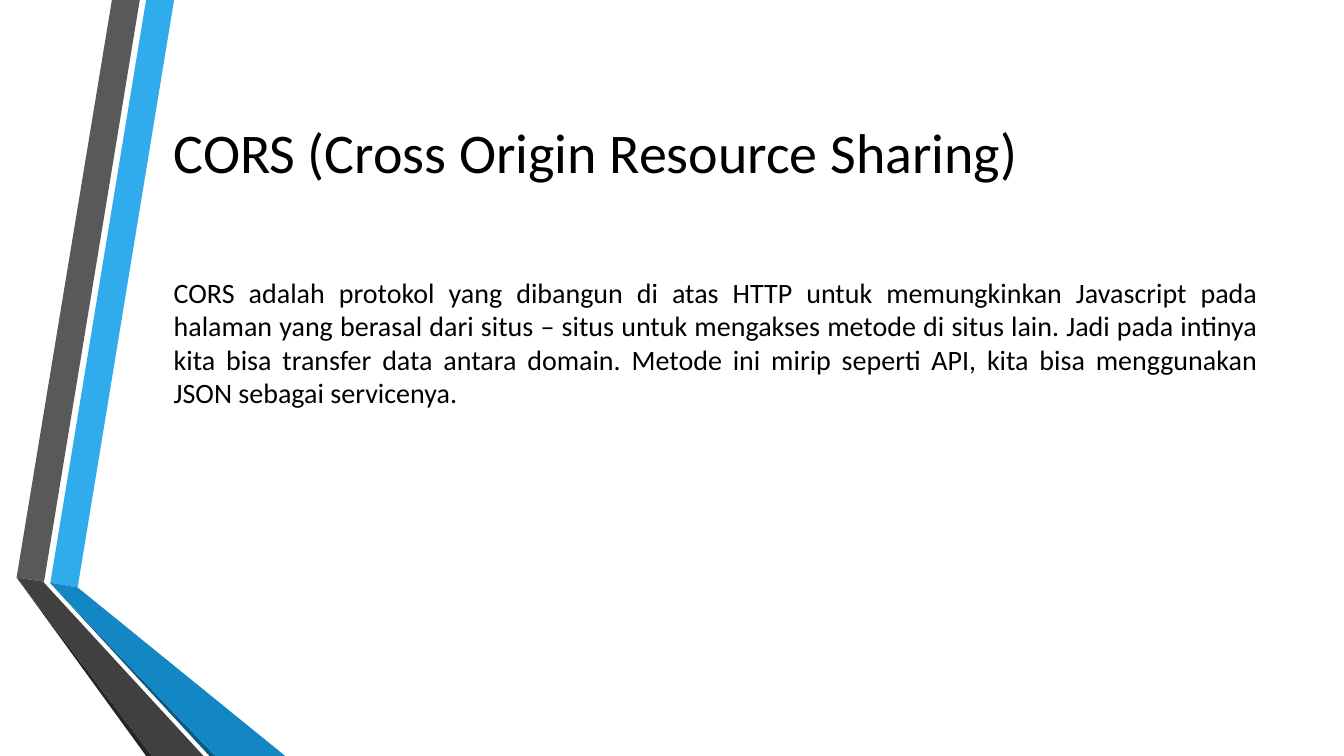
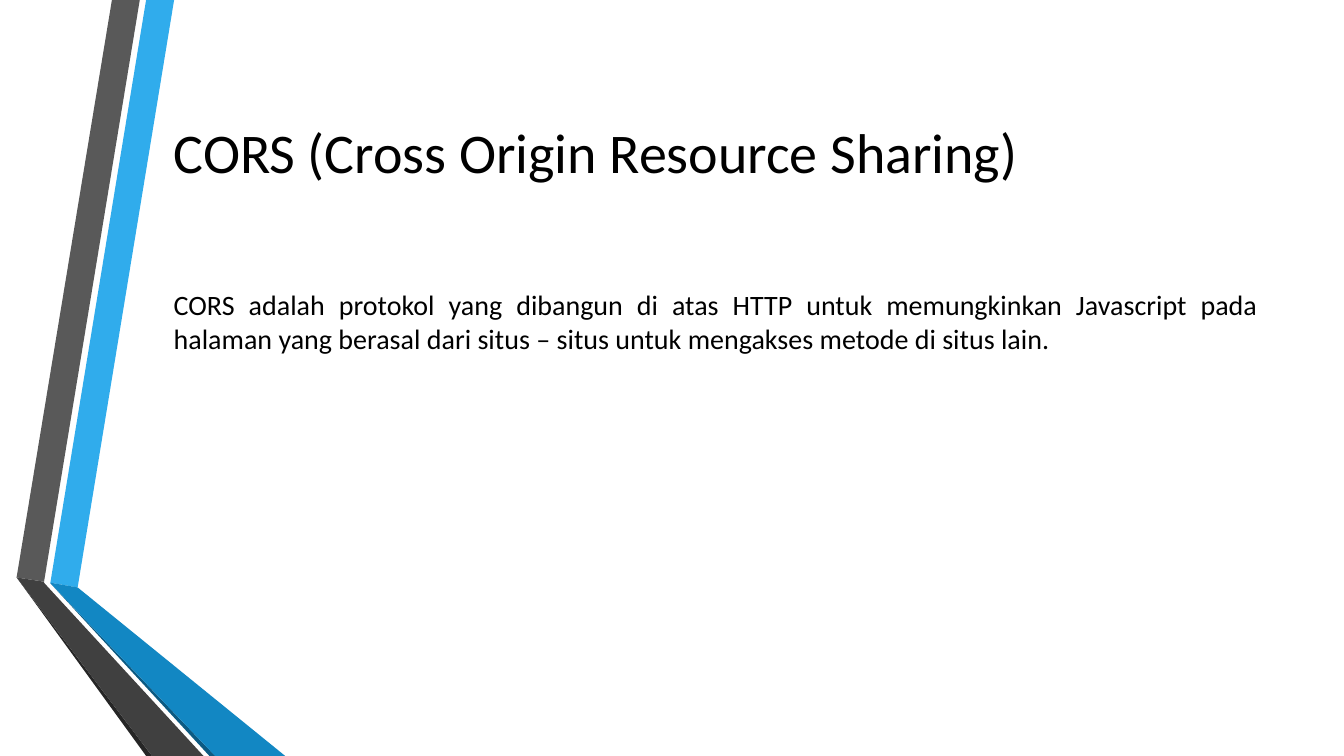
Before and after one commit to luthfimauludy/fw15-backend, a slide deck: slide 8 of Week6-IntermediateBackend.pptx. Drawn at 1344x756 pixels with LibreOffice and Linux fonts; fonts in the diff are those of the drawing; background and template pictures are left out. Boxes give left, top, right and bottom in pixels: in the first picture for what was removed or moved away, otherwise in the second. Text is boxed around its words. In the diff, an @@ line names an element or a change of style, - is before the commit and + after.

```diff
--- a/Week6-IntermediateBackend.pptx
+++ b/Week6-IntermediateBackend.pptx
@@ text at (174,295,1257,354): text changed @@
-CORS adalah protokol yang dibangun di atas HTTP untuk memungkinkan Javascript pada halaman yang berasal dari situs – situs untuk mengakses metode di situs lain. Jadi pada intinya kita bisa transfer data antara domain. Metode ini mirip seperti API, kita bisa menggunakan JSON sebagai servicenya.
+CORS adalah protokol yang dibangun di atas HTTP untuk memungkinkan Javascript pada halaman yang berasal dari situs – situs untuk mengakses metode di situs lain.
```
Also in this commit, not shown: 2 other slides changed, 1 slide added.
